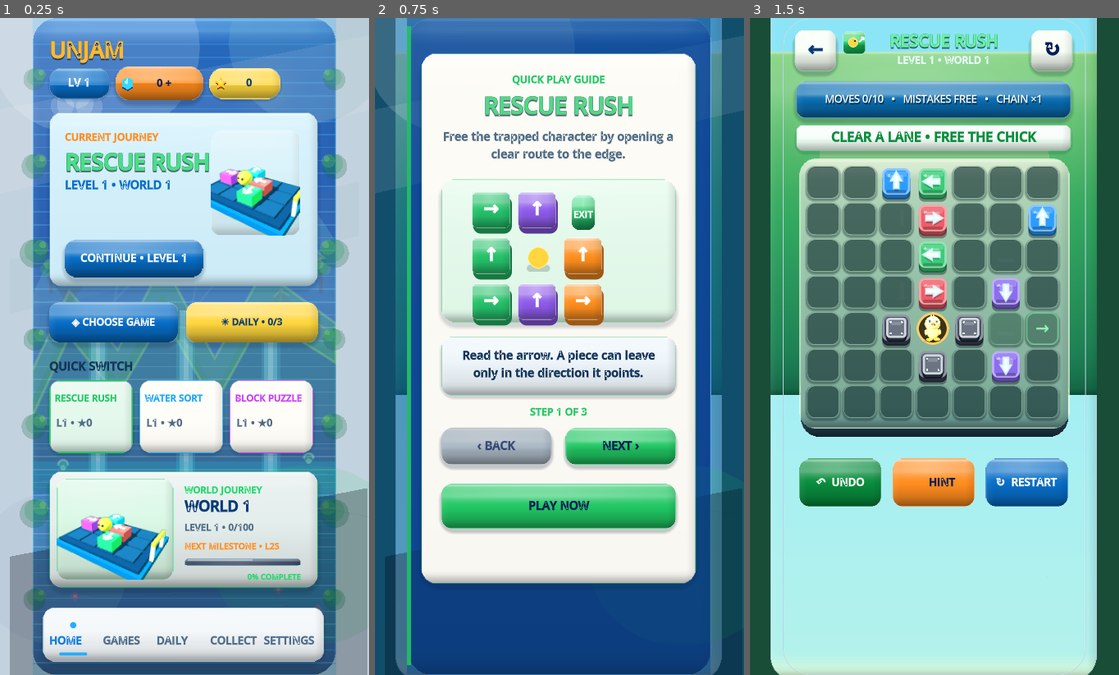
Above: before the commit, frames 1-3 (left to right).
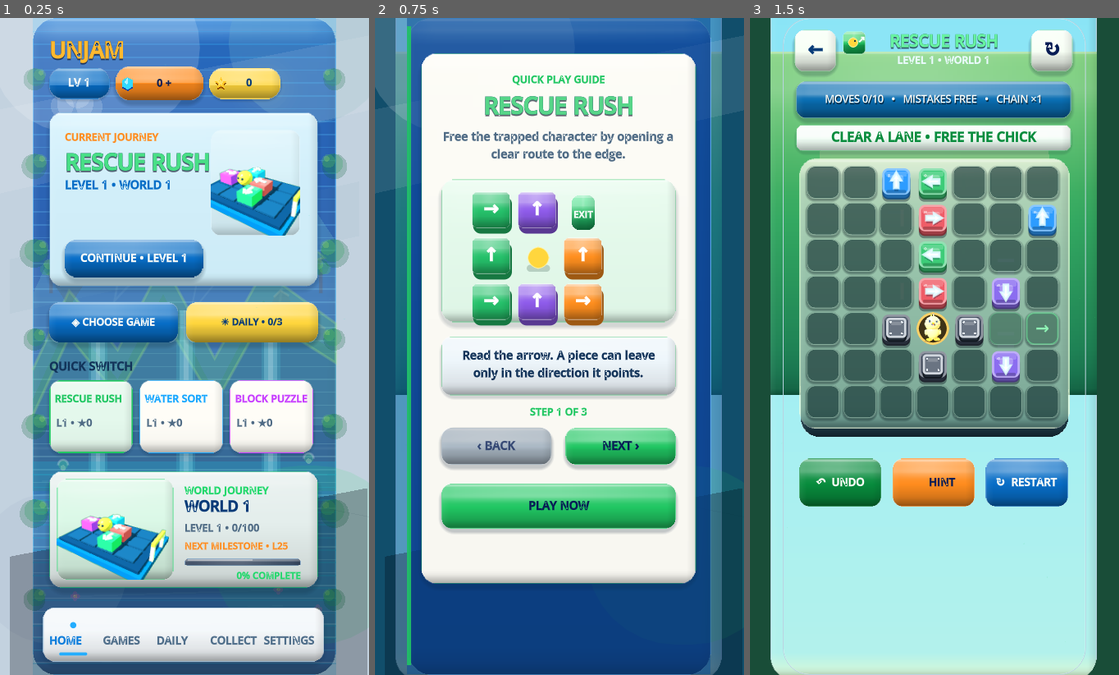
Above: after the commit, the same moments.

Repository: eghosa001/unjam
Game: Godot game, scene res://scenes/Main.tscn
Two runs of this game, one before a commit and one after it. Both use one fixed random seed, a clock stepped at 60 frames per second and the inputs below.
Inputs:
- Up to frame 1 (0.25 s): no input
- Up to frame 2 (0.75 s): click "CONTINUE • LEVEL 1" at 0.5 s
- Up to frame 3 (1.5 s): click "PLAY NOW" at 1.25 s

The runs differ from the first frame. In frame 1, 1.3% of the frame differs, in the area x 14-84%, y 57-86%; in frame 2, nothing differs; in frame 3, nothing differs.

Commit message:
Raise Home world-journey text minimums

Diff:
--- a/scripts/ui/premium_home_direct_levels.gd
+++ b/scripts/ui/premium_home_direct_levels.gd
@@ -229,7 +229,7 @@
 		RefCanvas.set_rect(card, x, 465, 108, 94)
 		card.mouse_filter = Control.MOUSE_FILTER_IGNORE
 		canvas.add_child(card)
-		_add_text(canvas, String(entry[1]), Rect2(x + 7, 478, 96, 18), 11, entry[2], true)
+		_add_text(canvas, String(entry[1]), Rect2(x + 7, 478, 96, 18), 12, entry[2], true)
 		var level := _home_current_level(id)
 		var stars := MultiGameManager.total_stars(id)
 		_add_text(canvas, "L%d • ★%s" % [level, _compact_number(stars)], Rect2(x + 9, 509, 92, 15), 12, MUTED, false)
@@ -293,12 +293,12 @@
 	RefCanvas.set_rect(art, 31, 592, 150, 130)
 	root.add_child(art)
 
-	var world_title := _add_text(root, "WORLD JOURNEY", Rect2(195, 596, 152, 16), 11, accent, true)
+	var world_title := _add_text(root, "WORLD JOURNEY", Rect2(195, 596, 152, 17), 12, accent, true)
 	world_title.name = "HomeWorldProgressTitle"
 	_add_text(root, "WORLD %d" % world, Rect2(195, 615, 152, 26), 18, OFF_WHITE if _home_dark() else NAVY, true)
-	var world_value := _add_text(root, "LEVEL %d • %d/%d" % [level, completed_in_world, total], Rect2(195, 644, 152, 17), 11, MUTED, true)
+	var world_value := _add_text(root, "LEVEL %d • %d/%d" % [level, completed_in_world, total], Rect2(195, 644, 152, 18), 12, MUTED, true)
 	world_value.name = "HomeWorldProgressValue"
-	_add_text(root, "NEXT MILESTONE • L%d" % next_milestone, Rect2(195, 668, 152, 16), 10, ORANGE, true)
+	_add_text(root, "NEXT MILESTONE • L%d" % next_milestone, Rect2(195, 668, 152, 17), 11, ORANGE, true)
 
 	var progress := ProgressBar.new()
 	progress.name = "HomeWorldProgressBar"
@@ -319,7 +319,7 @@
 	root.add_child(progress_specular)
 
 	var percent := int(round(float(completed_in_world) / float(total) * 100.0))
-	var percent_label := _add_text(root, "%d%% COMPLETE" % percent, Rect2(195, 707, 150, 13), 9, accent, true)
+	var percent_label := _add_text(root, "%d%% COMPLETE" % percent, Rect2(195, 706, 150, 16), 11, accent, true)
 	percent_label.horizontal_alignment = HORIZONTAL_ALIGNMENT_RIGHT
 
 func _add_bottom_nav_reference(canvas: Control) -> void:
